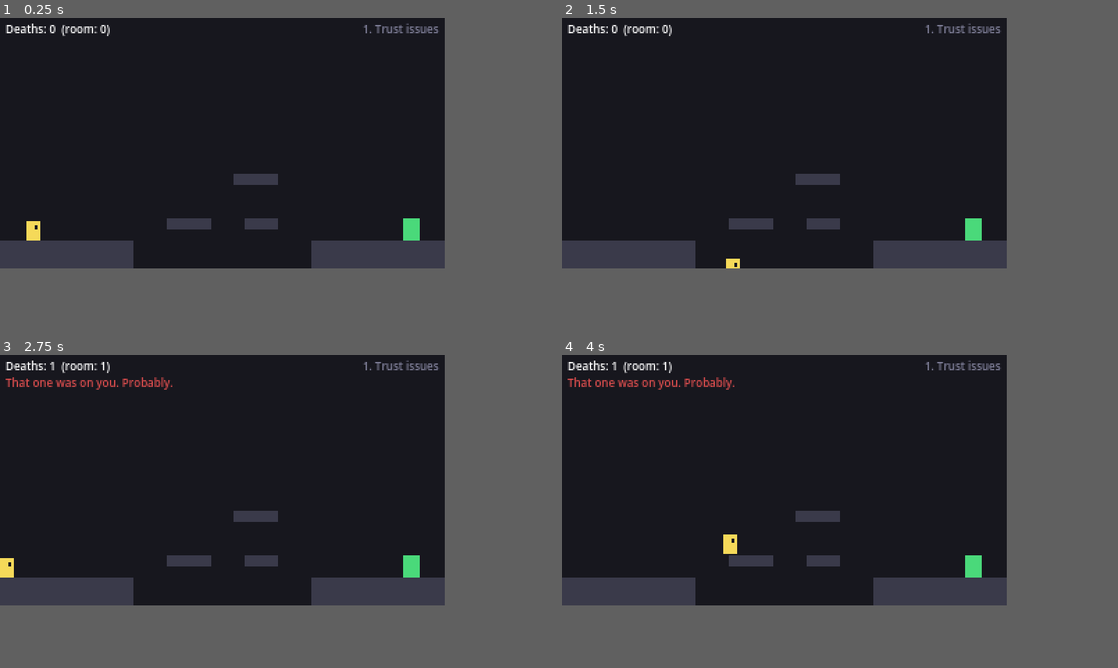
Above: before the commit, frames 1-4 (two rows, left to right).
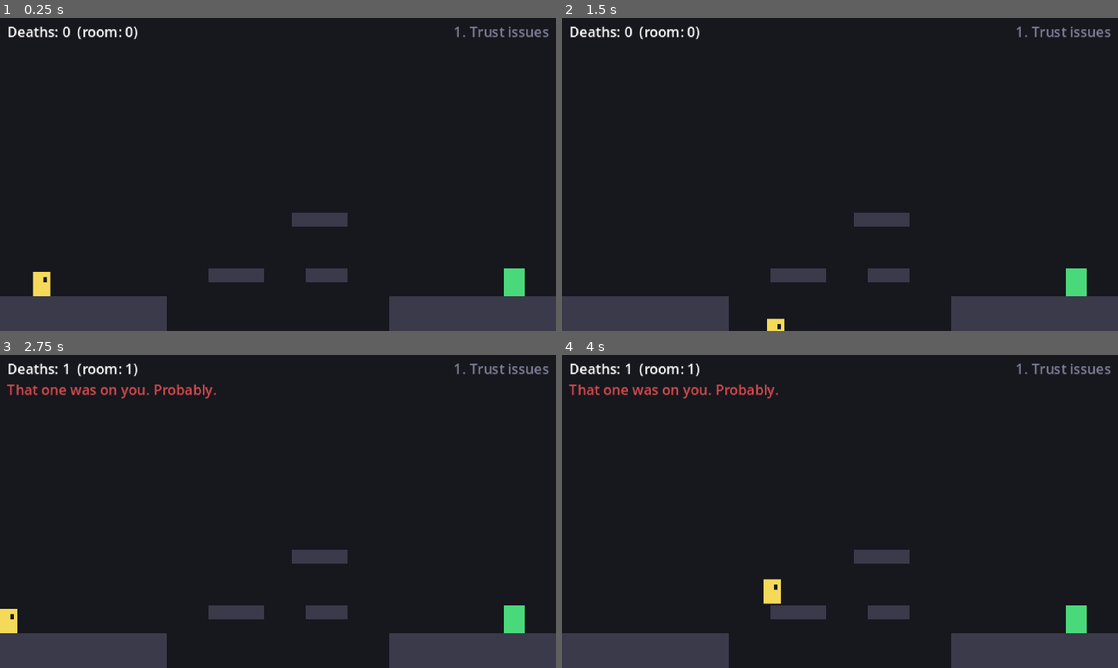
Above: after the commit, the same moments.

Repository: anthony-developer-FS/evil-rage
Game: Godot game, scene res://scenes/main.tscn
Same seed, same stepped clock (60 frames per second), same inputs: the game is played once before the commit and once after it. Before the commit the project starts from res://scenes/rooms/room_01.tscn.
Inputs:
- Up to frame 1 (0.25 s): no input
- Up to frame 2 (1.5 s): tap Enter at 0.5 s; hold D (move_right) from 0.53 s (still down); tap Space (jump) at 0.77 s
- Up to frame 3 (2.75 s): tap Space (jump) at 1.52 s; release D (move_right) at 2.03 s; hold A (move_left) from 2.03 s (still down)
- Up to frame 4 (4 s): release A (move_left) at 2.78 s; hold D (move_right) from 2.78 s (still down); tap Space (jump) at 3.02, 3.77 s
In our replay, the window is 640x360 before the commit and 800x450 after it. These sizes can differ from the game's own. Grey fills any space a smaller window leaves; there, only what the larger window draws over its background counts as a difference.

The runs differ from the first frame. In frame 1, 15% of the frame differs, in the area x 0-100%, y 1-100%; in frame 2, 15%; in frame 3, 16%; in frame 4, 16%.

Commit message:
Render the world pixel-perfect and the HUD at native resolution
Rooms now load into a 320x180 SubViewport inside a new main.tscn, scaled
up by whole numbers with nearest filtering. The window uses canvas_items
stretch, so the HUD (deaths, taunts, room title) draws text at the
screen's native resolution. Rooms run alone with F6 still add their own HUD.

Co-Authored-By: Claude Opus 5.5 (1M context) <noreply@anthropic.com>
Claude-Session: https://claude.ai/code/session_015tPSqnF9sEXUve73TrVs7q

Diff:
--- a/project.godot
+++ b/project.godot
@@ -5,7 +5,7 @@
 [application]
 
 config/name="Evil Rage"
-run/main_scene="res://scenes/rooms/room_01.tscn"
+run/main_scene="res://scenes/main.tscn"
 config/features=PackedStringArray("4.5")
 
 [autoload]
@@ -19,7 +19,7 @@
 window/size/window_width_override=1280
 window/size/window_height_override=720
 window/size/mode=3
-window/stretch/mode="viewport"
+window/stretch/mode="canvas_items"
 window/stretch/scale_mode="integer"
 
 [input]
--- /dev/null
+++ b/scenes/main.tscn
@@ -0,0 +1,22 @@
+[gd_scene load_steps=3 format=3]
+
+[ext_resource type="Script" path="res://scripts/main.gd" id="1"]
+[ext_resource type="PackedScene" path="res://scenes/objects/hud.tscn" id="2"]
+
+[node name="Main" type="Node"]
+script = ExtResource("1")
+
+[node name="WorldView" type="SubViewportContainer" parent="."]
+texture_filter = 1
+offset_right = 320.0
+offset_bottom = 180.0
+
+[node name="World" type="SubViewport" parent="WorldView"]
+handle_input_locally = false
+snap_2d_transforms_to_pixel = true
+snap_2d_vertices_to_pixel = true
+canvas_item_default_texture_filter = 0
+size = Vector2i(320, 180)
+render_target_update_mode = 4
+
+[node name="Hud" parent="." instance=ExtResource("2")]
--- a/scenes/objects/hud.tscn
+++ b/scenes/objects/hud.tscn
@@ -32,3 +32,12 @@
 offset_bottom = 10.0
 horizontal_alignment = 1
 theme_override_font_sizes/font_size = 12
+
+[node name="Title" type="Label" parent="."]
+offset_left = 160.0
+offset_top = 2.0
+offset_right = 316.0
+offset_bottom = 14.0
+horizontal_alignment = 2
+theme_override_colors/font_color = Color(0.5, 0.5, 0.6, 1)
+theme_override_font_sizes/font_size = 8
--- a/scenes/rooms/room_01.tscn
+++ b/scenes/rooms/room_01.tscn
@@ -1,8 +1,7 @@
-[gd_scene load_steps=7 format=3]
+[gd_scene load_steps=6 format=3]
 
 [ext_resource type="Script" path="res://scripts/room.gd" id="room"]
 [ext_resource type="PackedScene" path="res://scenes/objects/player.tscn" id="player"]
-[ext_resource type="PackedScene" path="res://scenes/objects/hud.tscn" id="hud"]
 [ext_resource type="PackedScene" path="res://scenes/objects/block.tscn" id="block"]
 [ext_resource type="PackedScene" path="res://scenes/trolls/fake_floor.tscn" id="fake"]
 [ext_resource type="PackedScene" path="res://scenes/objects/goal.tscn" id="goal"]
@@ -62,5 +61,3 @@
 
 [node name="Player" parent="." instance=ExtResource("player")]
 position = Vector2(24, 160)
-
-[node name="Hud" parent="." instance=ExtResource("hud")]
--- a/scenes/rooms/room_02.tscn
+++ b/scenes/rooms/room_02.tscn
@@ -1,8 +1,7 @@
-[gd_scene load_steps=8 format=3]
+[gd_scene load_steps=7 format=3]
 
 [ext_resource type="Script" path="res://scripts/room.gd" id="room"]
 [ext_resource type="PackedScene" path="res://scenes/objects/player.tscn" id="player"]
-[ext_resource type="PackedScene" path="res://scenes/objects/hud.tscn" id="hud"]
 [ext_resource type="PackedScene" path="res://scenes/objects/block.tscn" id="block"]
 [ext_resource type="PackedScene" path="res://scenes/objects/goal.tscn" id="goal"]
 [ext_resource type="PackedScene" path="res://scenes/objects/hazard.tscn" id="hazard"]
@@ -60,5 +59,3 @@
 
 [node name="Player" parent="." instance=ExtResource("player")]
 position = Vector2(24, 160)
-
-[node name="Hud" parent="." instance=ExtResource("hud")]
--- a/scenes/rooms/room_03.tscn
+++ b/scenes/rooms/room_03.tscn
@@ -1,8 +1,7 @@
-[gd_scene load_steps=6 format=3]
+[gd_scene load_steps=5 format=3]
 
 [ext_resource type="Script" path="res://scripts/room.gd" id="room"]
 [ext_resource type="PackedScene" path="res://scenes/objects/player.tscn" id="player"]
-[ext_resource type="PackedScene" path="res://scenes/objects/hud.tscn" id="hud"]
 [ext_resource type="PackedScene" path="res://scenes/objects/block.tscn" id="block"]
 [ext_resource type="PackedScene" path="res://scenes/trolls/runaway_goal.tscn" id="runaway"]
 
@@ -54,5 +53,3 @@
 
 [node name="Player" parent="." instance=ExtResource("player")]
 position = Vector2(24, 160)
-
-[node name="Hud" parent="." instance=ExtResource("hud")]
--- a/scenes/rooms/room_04.tscn
+++ b/scenes/rooms/room_04.tscn
@@ -1,8 +1,7 @@
-[gd_scene load_steps=7 format=3]
+[gd_scene load_steps=6 format=3]
 
 [ext_resource type="Script" path="res://scripts/room.gd" id="room"]
 [ext_resource type="PackedScene" path="res://scenes/objects/player.tscn" id="player"]
-[ext_resource type="PackedScene" path="res://scenes/objects/hud.tscn" id="hud"]
 [ext_resource type="PackedScene" path="res://scenes/objects/block.tscn" id="block"]
 [ext_resource type="PackedScene" path="res://scenes/objects/goal.tscn" id="goal"]
 [ext_resource type="PackedScene" path="res://scenes/trolls/invisible_block.tscn" id="invis"]
@@ -54,5 +53,3 @@
 
 [node name="Player" parent="." instance=ExtResource("player")]
 position = Vector2(24, 160)
-
-[node name="Hud" parent="." instance=ExtResource("hud")]
--- a/scenes/rooms/room_05.tscn
+++ b/scenes/rooms/room_05.tscn
@@ -1,8 +1,7 @@
-[gd_scene load_steps=7 format=3]
+[gd_scene load_steps=6 format=3]
 
 [ext_resource type="Script" path="res://scripts/room.gd" id="room"]
 [ext_resource type="PackedScene" path="res://scenes/objects/player.tscn" id="player"]
-[ext_resource type="PackedScene" path="res://scenes/objects/hud.tscn" id="hud"]
 [ext_resource type="PackedScene" path="res://scenes/objects/block.tscn" id="block"]
 [ext_resource type="PackedScene" path="res://scenes/trolls/falling_ceiling.tscn" id="ceiling"]
 [ext_resource type="PackedScene" path="res://scenes/objects/goal.tscn" id="goal"]
@@ -59,5 +58,3 @@
 
 [node name="Player" parent="." instance=ExtResource("player")]
 position = Vector2(24, 160)
-
-[node name="Hud" parent="." instance=ExtResource("hud")]
--- a/scenes/rooms/room_06.tscn
+++ b/scenes/rooms/room_06.tscn
@@ -1,8 +1,7 @@
-[gd_scene load_steps=8 format=3]
+[gd_scene load_steps=7 format=3]
 
 [ext_resource type="Script" path="res://scripts/room.gd" id="room"]
 [ext_resource type="PackedScene" path="res://scenes/objects/player.tscn" id="player"]
-[ext_resource type="PackedScene" path="res://scenes/objects/hud.tscn" id="hud"]
 [ext_resource type="PackedScene" path="res://scenes/objects/block.tscn" id="block"]
 [ext_resource type="PackedScene" path="res://scenes/trolls/fake_floor.tscn" id="fake"]
 [ext_resource type="PackedScene" path="res://scenes/trolls/pop_spikes.tscn" id="pop"]
@@ -60,5 +59,3 @@
 
 [node name="Player" parent="." instance=ExtResource("player")]
 position = Vector2(24, 160)
-
-[node name="Hud" parent="." instance=ExtResource("hud")]
--- a/scenes/rooms/test_room.tscn
+++ b/scenes/rooms/test_room.tscn
@@ -1,11 +1,10 @@
-[gd_scene load_steps=7 format=3]
+[gd_scene load_steps=6 format=3]
 
 [ext_resource type="Script" path="res://scripts/room.gd" id="1"]
 [ext_resource type="PackedScene" path="res://scenes/objects/player.tscn" id="2"]
 [ext_resource type="PackedScene" path="res://scenes/objects/block.tscn" id="3"]
 [ext_resource type="PackedScene" path="res://scenes/objects/hazard.tscn" id="4"]
 [ext_resource type="PackedScene" path="res://scenes/objects/goal.tscn" id="5"]
-[ext_resource type="PackedScene" path="res://scenes/objects/hud.tscn" id="6"]
 
 [node name="TestRoom" type="Node2D"]
 script = ExtResource("1")
@@ -43,5 +42,3 @@
 
 [node name="Player" parent="." instance=ExtResource("2")]
 position = Vector2(24, 160)
-
-[node name="Hud" parent="." instance=ExtResource("6")]
--- a/scripts/game.gd
+++ b/scripts/game.gd
@@ -3,6 +3,8 @@
 
 signal deaths_changed(total: int, in_room: int)
 signal taunted(line: String)
+signal banner_shown(text: String)
+signal title_shown(text: String)
 
 const TAUNTS := [
 	"Skill issue.",
@@ -19,10 +21,13 @@
 var room_deaths := 0
 var last_taunt := ""
 var _room_path := ""
+## The 320x180 SubViewport that rooms render into, set by main.gd. Null when a room
+## is run on its own from the editor; then rooms load as the current scene instead.
+var world: SubViewport
 
 
 func _unhandled_input(event: InputEvent) -> void:
-	# F11 or Alt+Enter. The 320x180 game scales by whole numbers, so it stays
+	# F11 or Alt+Enter. The 320x180 world scales by whole numbers, so it stays
 	# pixel-sharp at 1080p (6x), 1440p (8x) and 4K (12x).
 	if event.is_action_pressed("toggle_fullscreen"):
 		var fullscreen := DisplayServer.window_get_mode() == DisplayServer.WINDOW_MODE_FULLSCREEN
@@ -40,13 +45,34 @@
 
 ## Reloading the whole room on death resets every trap for free.
 func restart_room() -> void:
-	get_tree().call_deferred("reload_current_scene")
+	if world:
+		_load_room.call_deferred(_room_path)
+	else:
+		get_tree().call_deferred("reload_current_scene")
 
 
 func go_to_room(path: String) -> void:
 	room_deaths = 0
 	last_taunt = ""
-	get_tree().call_deferred("change_scene_to_file", path)
+	if world:
+		_load_room.call_deferred(path)
+	else:
+		get_tree().call_deferred("change_scene_to_file", path)
+
+
+func show_banner(text: String) -> void:
+	banner_shown.emit(text)
+
+
+func show_title(text: String) -> void:
+	title_shown.emit(text)
+
+
+func _load_room(path: String) -> void:
+	for child in world.get_children():
+		world.remove_child(child)
+		child.queue_free()
+	world.add_child(load(path).instantiate())
 
 
 ## Called by each room on _ready so per-room counters reset only on a new room.
--- a/scripts/hud.gd
+++ b/scripts/hud.gd
@@ -4,11 +4,14 @@
 @onready var _deaths: Label = $Deaths
 @onready var _taunt: Label = $Taunt
 @onready var _banner: Label = $Banner
+@onready var _title: Label = $Title
 
 
 func _ready() -> void:
 	Game.deaths_changed.connect(_on_deaths_changed)
 	Game.taunted.connect(show_taunt)
+	Game.banner_shown.connect(show_banner)
+	Game.title_shown.connect(func(text: String) -> void: _title.text = text)
 	_on_deaths_changed(Game.total_deaths, Game.room_deaths)
 	_banner.visible = false
 
@@ -22,5 +25,8 @@
 	_banner.visible = true
 
 
+## Also fires when a room loads, so it refreshes the taunt and clears the banner.
 func _on_deaths_changed(total: int, in_room: int) -> void:
 	_deaths.text = "Deaths: %d  (room: %d)" % [total, in_room]
+	_taunt.text = Game.last_taunt
+	_banner.visible = false
--- /dev/null
+++ b/scripts/main.gd
@@ -0,0 +1,14 @@
+extends Node
+## Game entry point. The world renders into a 320x180 SubViewport that the window
+## scales up by whole numbers with nearest filtering, so pixel art stays blocky.
+## The HUD sits outside it, and the window's canvas_items stretch mode draws its
+## text at the screen's native resolution.
+
+@export_file("*.tscn") var first_room := "res://scenes/rooms/room_01.tscn"
+
+@onready var _world: SubViewport = $WorldView/World
+
+
+func _ready() -> void:
+	Game.world = _world
+	Game.go_to_room(first_room)
--- a/scripts/room.gd
+++ b/scripts/room.gd
@@ -5,16 +5,24 @@
 ## Short freeze before the reload so the death registers visually. Keep it tiny.
 const RESPAWN_DELAY := 0.25
 
+const HUD := preload("res://scenes/objects/hud.tscn")
+
 @onready var player: Player = $Player
-@onready var hud: Hud = $Hud
 
 
 func _ready() -> void:
+	# Run on its own from the editor (F6), a room brings its own HUD. Under
+	# main.tscn the HUD lives outside the pixel viewport so text stays sharp.
+	if Game.world == null and get_tree().current_scene == self:
+		add_child(HUD.instantiate())
+	elif has_node("Title"):
+		# Under main.tscn the HUD shows the room title in sharp text instead.
+		$Title.hide()
+		Game.show_title($Title.text)
 	Game.enter_room(scene_file_path)
 	player.global_position = $Spawn.global_position
 	player.died.connect(_on_player_died)
 	$Goal.reached.connect(_on_goal_reached)
-	hud.show_taunt(Game.last_taunt)
 
 
 func _process(_delta: float) -> void:
@@ -32,4 +40,4 @@
 func _on_goal_reached() -> void:
 	if $Goal.next_room == "":
 		player.set_physics_process(false)
-		hud.show_banner("You win. For now.")
+		Game.show_banner("You win. For now.")
Not shown, added: scripts/main.gd.uid
